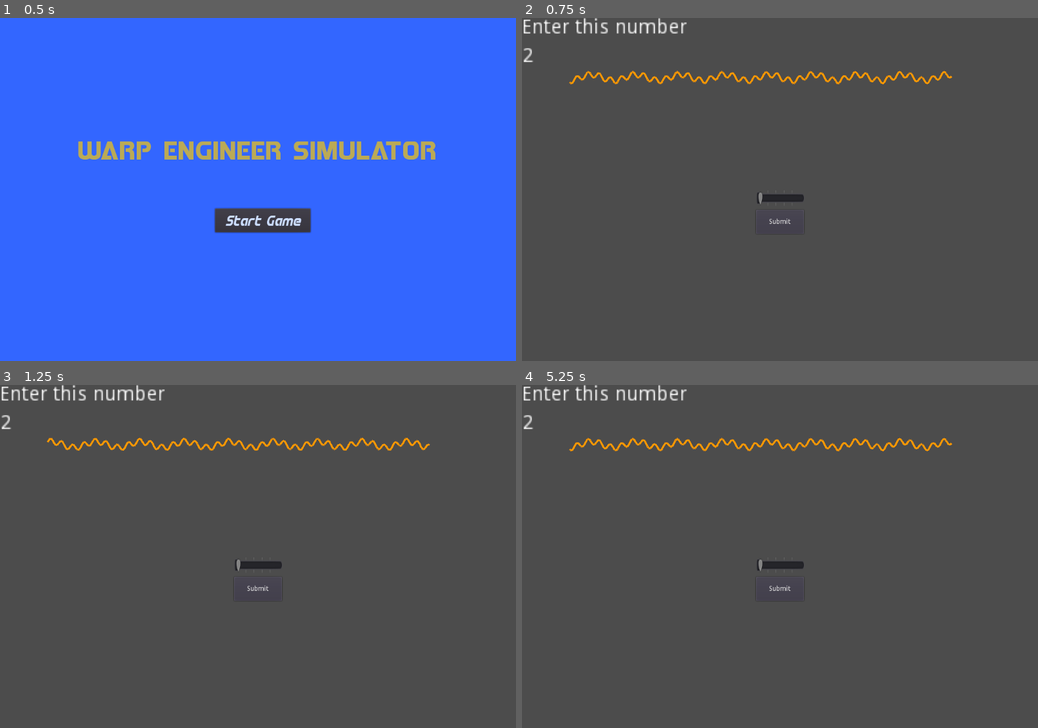
Above: before the commit, frames 1-4 (two rows, left to right).
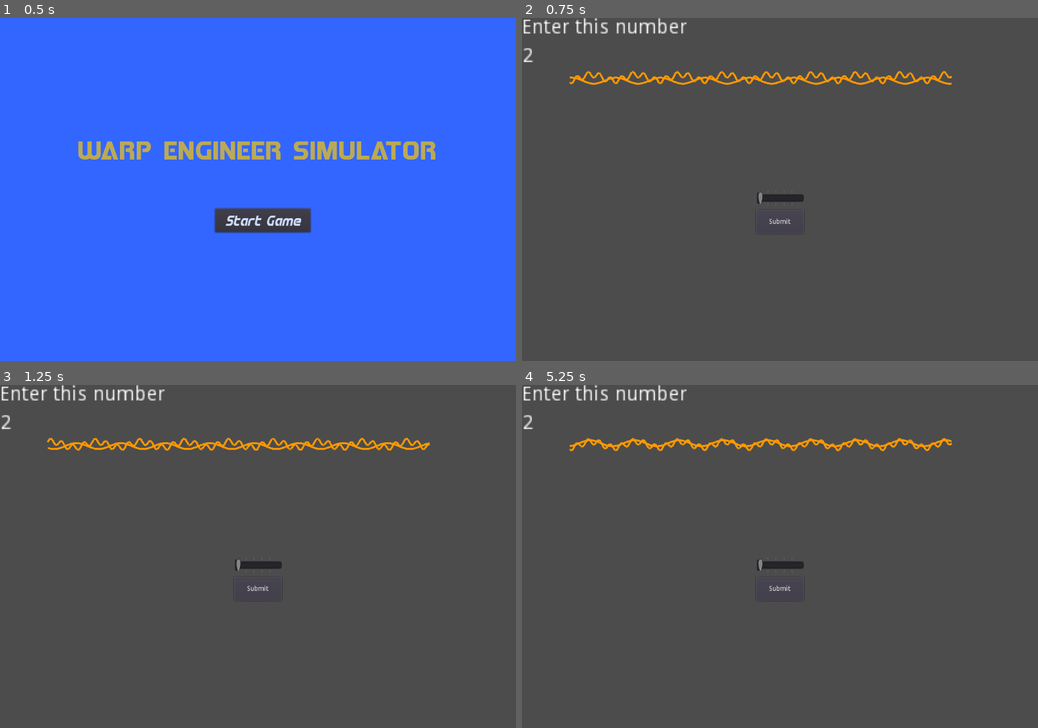
Above: after the commit, the same moments.

Repository: squiggle-at-squiggle/LDJam49
Game: Godot game, scene res://Scenes/Main.tscn
Two runs of this game, one before a commit and one after it. Both use one fixed random seed, a clock stepped at 60 frames per second and the inputs below.
Inputs:
- Up to frame 1 (0.5 s): no input
- Up to frame 2 (0.75 s): click "Start Game" at 0.5 s
- Up to frame 3 (1.25 s): no input
- Up to frame 4 (5.25 s): click "Submit" at 1.25 s; click "Submit" at 2 s; click "Submit" at 2.75 s; tap Enter at 3.5 s; tap Space at 4.25 s; click "Start Game" at 5 s

Frame 1 is identical in both runs. In frame 2, 0.4% of the frame differs, in the area x 9-84%, y 17-20%; in frame 3, 0.5%, in the area x 9-84%, y 16-19%; in frame 4, 0.3%.

Commit message:
wiggly line 2 connects to slider

Diff:
--- a/Code/ControlPanel.gd
+++ b/Code/ControlPanel.gd
@@ -3,11 +3,13 @@
 signal submitted
 
 # Declare member variables here. Examples:
-var submission
+var submission = 0
 
 # Called when the node enters the scene tree for the first time.
 func _ready():
+	$Control/EngineGraph.draw_from_puzzle(submission)
 	pass # Replace with function body.
+
 
 # Called every frame. 'delta' is the elapsed time since the previous frame.
 #func _process(delta):
@@ -16,3 +18,7 @@
 func _on_Submit_pressed():
 	submission = $Control/SliderOne/HSlider.value
 	emit_signal("submitted")
+
+
+func _on_SliderOne_changed():
+	$Control/EngineGraph.draw_from_puzzle($Control/SliderOne/HSlider.value)
--- a/Scenes/ControlPanel.tscn
+++ b/Scenes/ControlPanel.tscn
@@ -1,7 +1,8 @@
-[gd_scene load_steps=3 format=2]
+[gd_scene load_steps=4 format=2]
 
 [ext_resource path="res://Code/ControlPanel.gd" type="Script" id=1]
 [ext_resource path="res://Scenes/SliderOne.tscn" type="PackedScene" id=2]
+[ext_resource path="res://Scenes/EngineGraph.tscn" type="PackedScene" id=3]
 
 [node name="ControlPanel" type="CanvasLayer"]
 script = ExtResource( 1 )
@@ -44,4 +45,7 @@
 margin_right = -463.682
 margin_bottom = -308.376
 
+[node name="EngineGraph" parent="Control" instance=ExtResource( 3 )]
+
 [connection signal="pressed" from="Control/Submit" to="." method="_on_Submit_pressed"]
+[connection signal="changed" from="Control/SliderOne" to="." method="_on_SliderOne_changed"]
